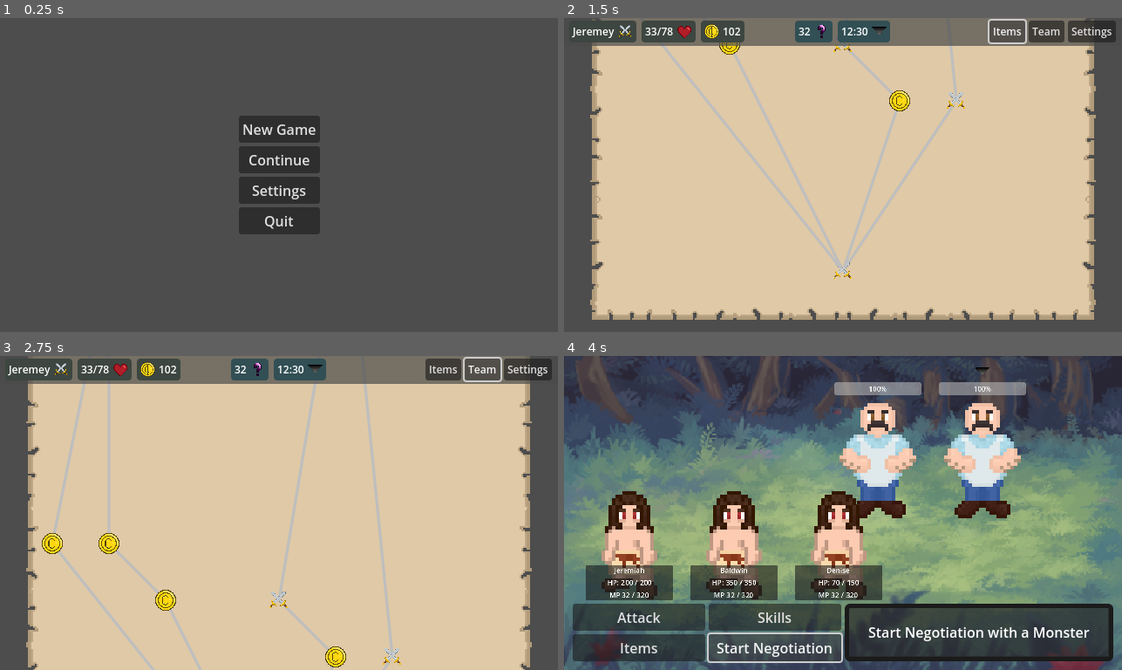
Above: before the commit, frames 1-4 (two rows, left to right).
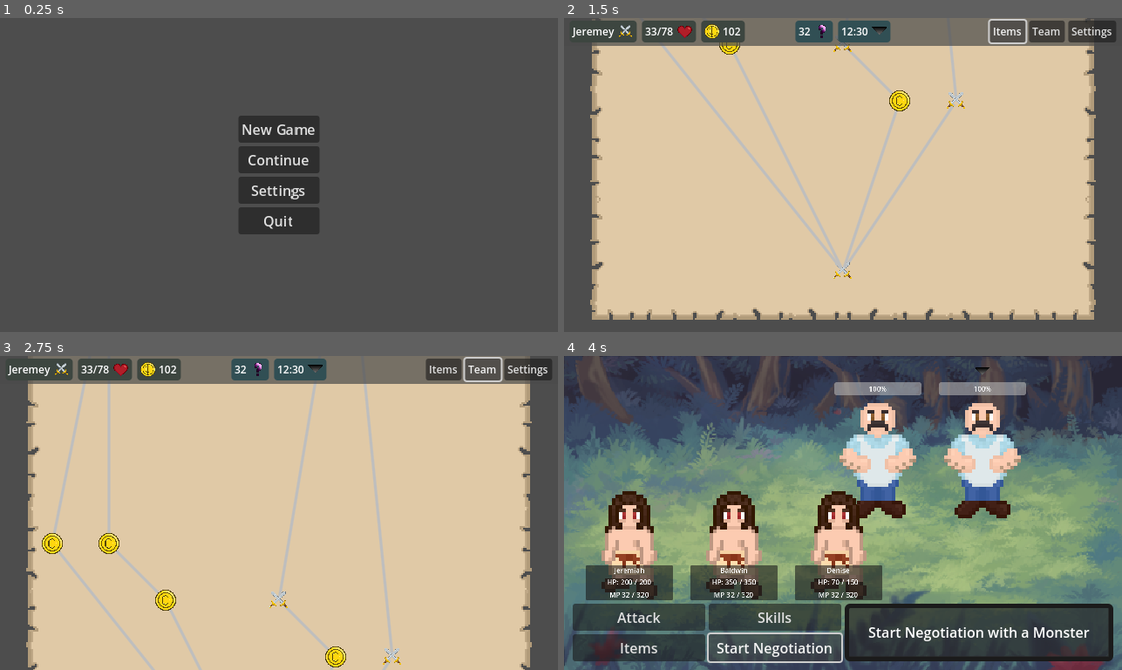
Above: after the commit, the same moments.

Repository: Willi-bot/GameProject
Game: Godot game, scene res://scenes/main_menu/main_menu.tscn
Two runs of this game, one before a commit and one after it. Both use one fixed random seed, a clock stepped at 60 frames per second and the inputs below.
Inputs (mouse positions are in pixels of both pictures, inside the frame that each line leads up to):
- Up to frame 1 (0.25 s): no input
- Up to frame 2 (1.5 s): click "New Game" at 0.5 s; click "Items" at 1.25 s
- Up to frame 3 (2.75 s): click "Team" at 2 s
- Up to frame 4 (4 s): click (954, 657) at 2.77 s; click "Start Negotiation" at 3.5 s

The runs differ from the first frame. In frame 1, 0.5% of the frame differs, in the area x 43-57%, y 33-68%; in frame 2, 0.2%; in frame 3, 0.2%; in frame 4, 0.3%.

Commit message:
Change settings for better visuals

Diff:
--- a/gameproject/project.godot
+++ b/gameproject/project.godot
@@ -19,7 +19,6 @@
 
 window/size/viewport_width=640
 window/size/viewport_height=360
-window/size/mode=2
 window/stretch/mode="canvas_items"
 window/stretch/scale_mode="integer"
 
@@ -66,4 +65,3 @@
 textures/canvas_textures/default_texture_filter=0
 renderer/rendering_method="gl_compatibility"
 renderer/rendering_method.mobile="gl_compatibility"
-2d/snap/snap_2d_transforms_to_pixel=true
